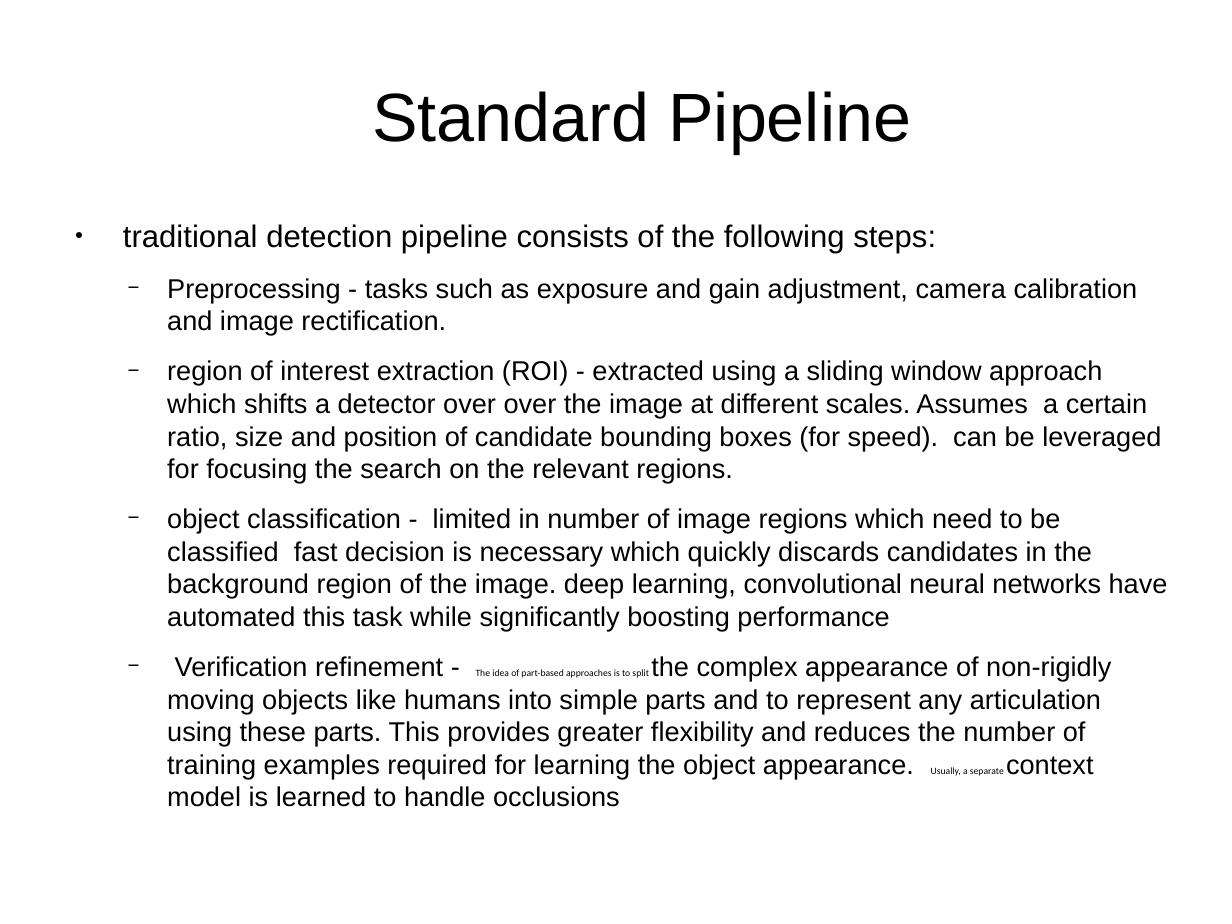
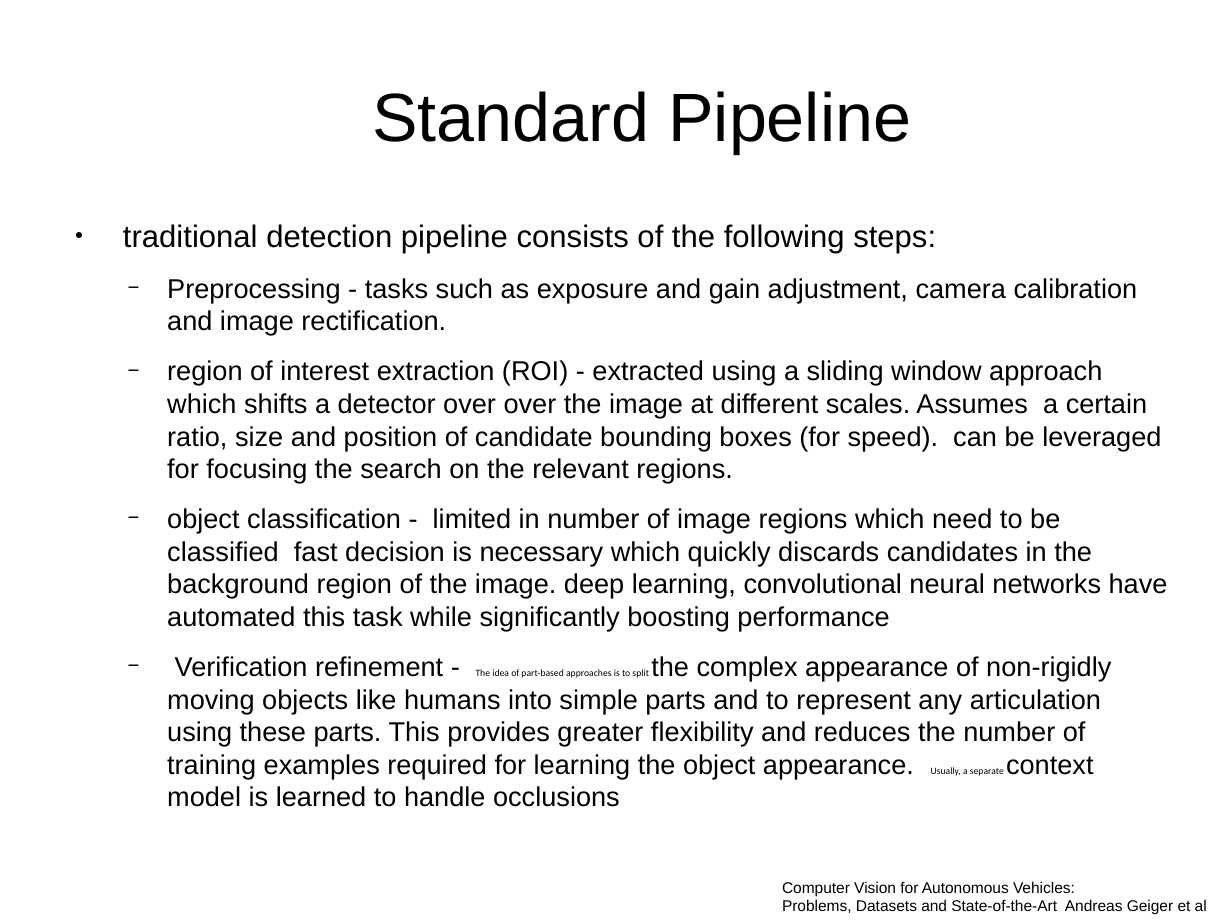
Before and after one commit to ftranghese/EC601-Fall2017-Seamless-Track-Detection, a slide deck: slide 16 of State_of_the_Arts_pres.odp. Drawn at 1232x924 pixels with LibreOffice and Linux fonts; fonts in the diff are those of the drawing. Boxes give left, top, right and bottom in pixels: in the first picture for what was removed or moved away, otherwise in the second. Text is boxed around its words. In the diff, an @@ line names an element or a change of style, - is before the commit and + after.

```diff
--- a/State_of_the_Arts_pres.odp
+++ b/State_of_the_Arts_pres.odp
@@ text added at [782, 881, 1207, 915], 10 pt, text #000000 @@
+Computer Vision for Autonomous Vehicles:
+Problems, Datasets and State-of-the-Art Andreas Geiger et al
```
Also in this commit, not shown: 6 slides added.
